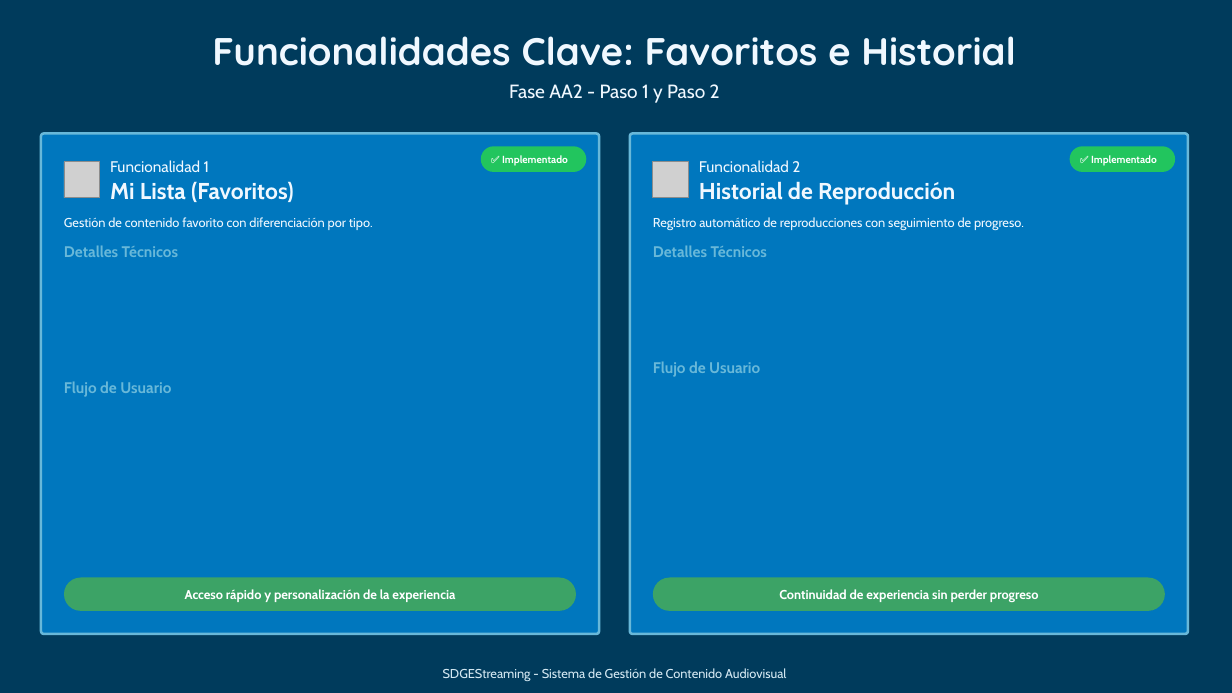
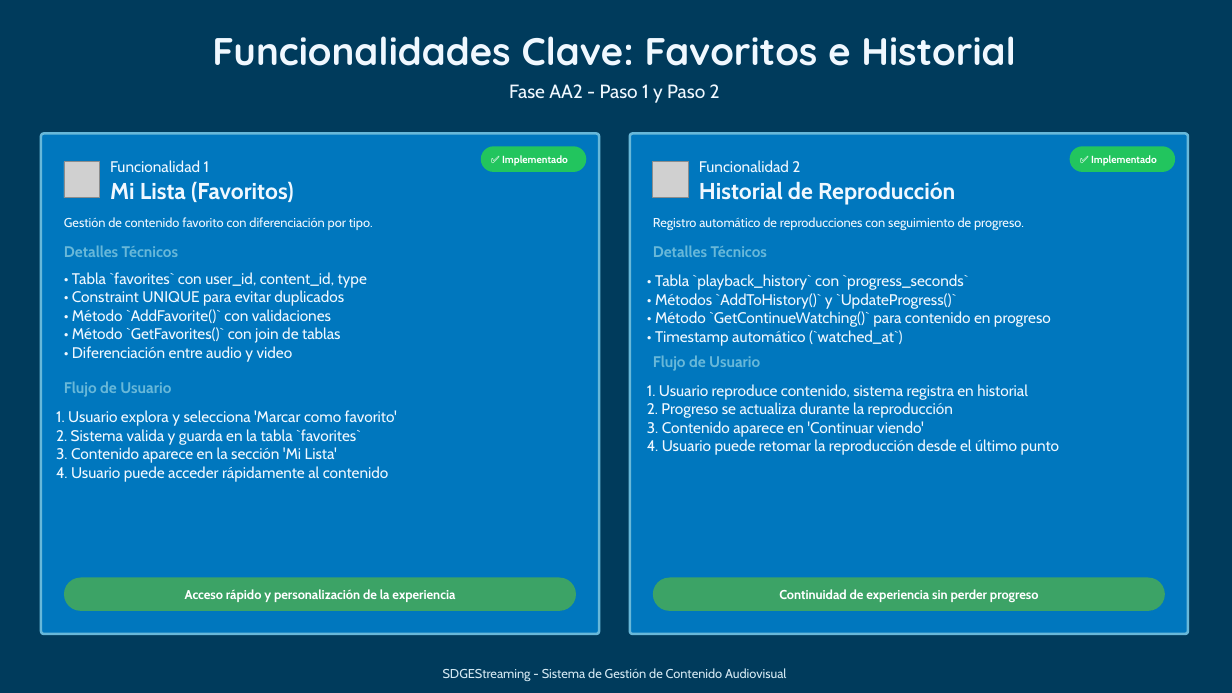
Before and after one commit to BarbaraP97/SDGEStreaming, a slide deck: slide 9 of docs/Presentacion Trabajo Final.pptx. Drawn at 1232x693 pixels with LibreOffice and Linux fonts; fonts in the diff are those of the drawing; grey boxes stand for pictures. Boxes give left, top, right and bottom in pixels: in the first picture for what was removed or moved away, otherwise in the second. Text is boxed around its words. In the diff, an @@ line names an element or a change of style, - is before the commit and + after.

```diff
--- a/docs/Presentacion Trabajo Final.pptx
+++ b/docs/Presentacion Trabajo Final.pptx
@@ text added at <box>72,272,367,362</box>, 12 pt, text #F0F8FF @@
+• Tabla `favorites` con user_id, content_id, type
+• Constraint UNIQUE para evitar duplicados
+• Método `AddFavorite()` con validaciones
+• Método `GetFavorites()` con join de tablas
+• Diferenciación entre audio y video
@@ text added at <box>655,274,1051,346</box>, 12 pt, text #F0F8FF @@
+• Tabla `playback_history` con `progress_seconds`
+• Métodos `AddToHistory()` y `UpdateProgress()`
+• Método `GetContinueWatching()` para contenido en progreso
+• Timestamp automático (`watched_at`)
@@ text "Flujo de Usuario": place and size @@
-text "Flujo de Usuario" at <box>653,361,760,377</box>
+text "Flujo de Usuario" at <box>653,355,760,371</box>
@@ text added at <box>647,384,1060,455</box>, 12 pt, text #F0F8FF @@
+1. Usuario reproduce contenido, sistema registra en historial
+2. Progreso se actualiza durante la reproducción
+3. Contenido aparece en 'Continuar viendo'
+4. Usuario puede retomar la reproducción desde el último punto
@@ text added at <box>56,410,397,482</box>, 12 pt, text #F0F8FF @@
+1. Usuario explora y selecciona 'Marcar como favorito'
+2. Sistema valida y guarda en la tabla `favorites`
+3. Contenido aparece en la sección 'Mi Lista'
+4. Usuario puede acceder rápidamente al contenido
```
Also in this commit, not shown: 3 other slides changed.
